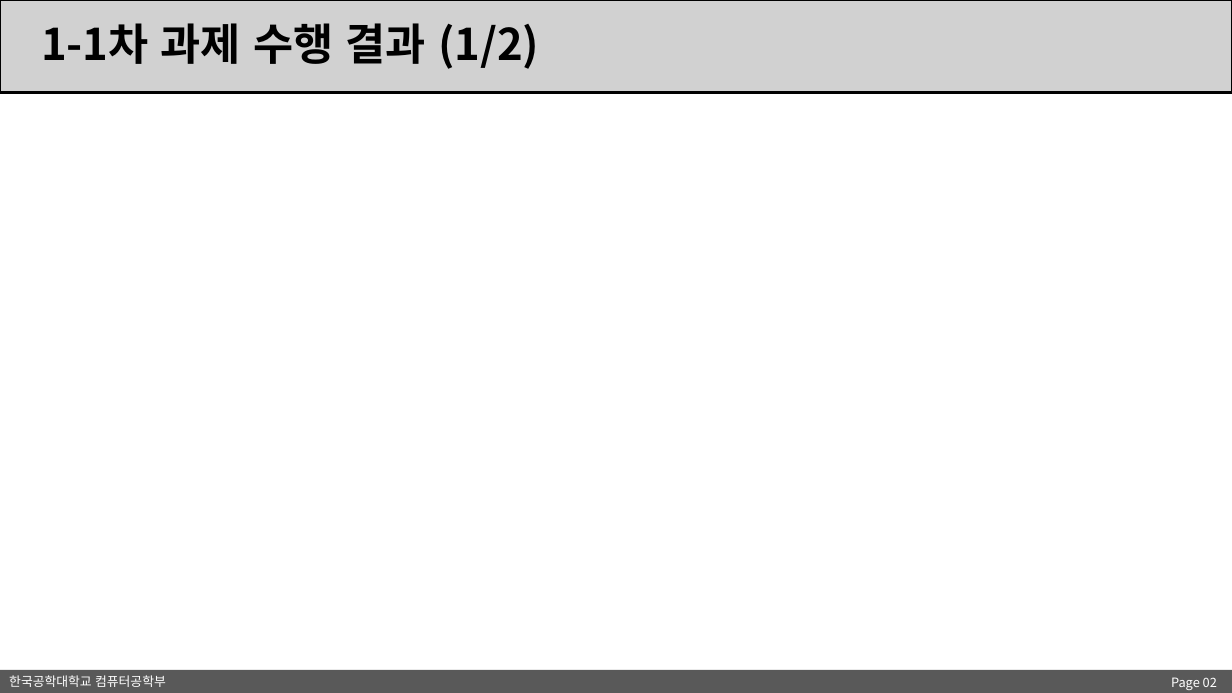
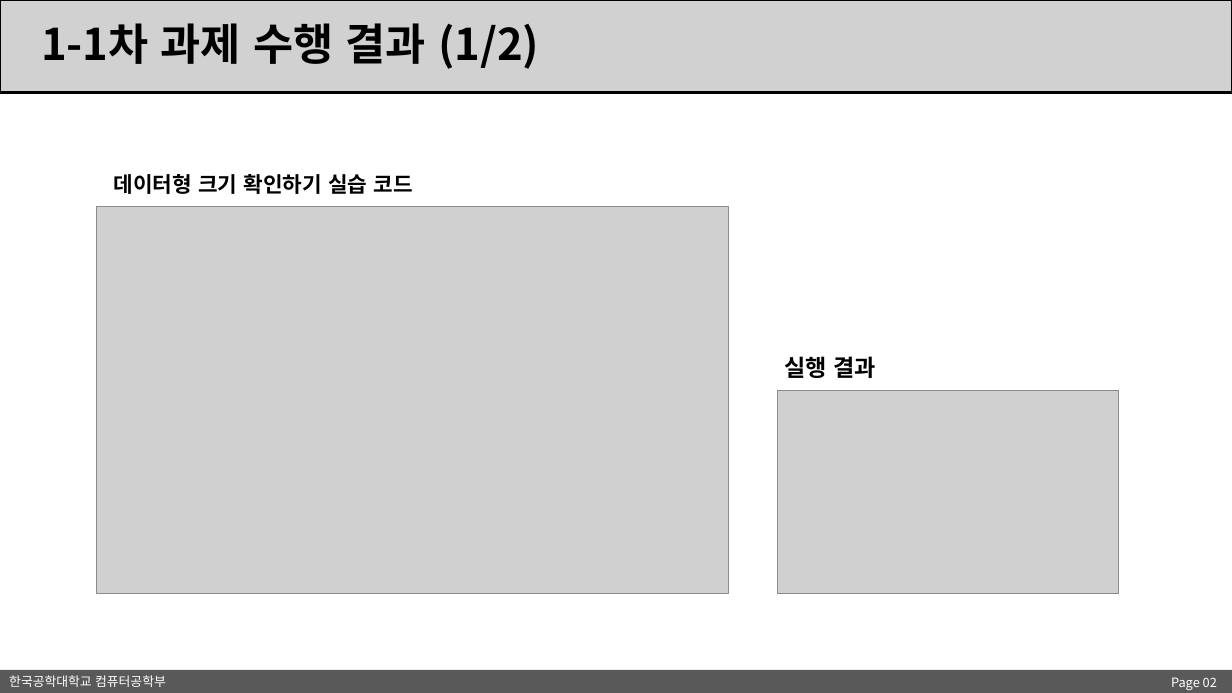
Before and after one commit to zeew00kim/python, a slide deck: slide 2 of 과제/파이썬프로그래밍_2022158067_김지우_1-1과제(3주차_3장).pptx. Drawn at 1232x693 pixels with LibreOffice and Linux fonts; fonts in the diff are those of the drawing; grey boxes stand for pictures. Boxes give left, top, right and bottom in pixels: in the first picture for what was removed or moved away, otherwise in the second. Text is boxed around its words. In the diff, an @@ line names an element or a change of style, - is before the commit and + after.

```diff
--- a/과제/파이썬프로그래밍_2022158067_김지우_1-1과제(3주차_3장).pptx
+++ b/과제/파이썬프로그래밍_2022158067_김지우_1-1과제(3주차_3장).pptx
@@ text added at [113, 174, 413, 194], 16.6 pt, text #000000, bold @@
+데이터형 크기 확인하기 실습 코드
@@ picture added at [96, 207, 729, 593] @@
@@ text added at [785, 356, 876, 378], 18 pt, text #000000, bold @@
+실행 결과
@@ picture added at [777, 390, 1118, 593] @@
```
Also in this commit, not shown: 1 other slide changed, 5 other files.
